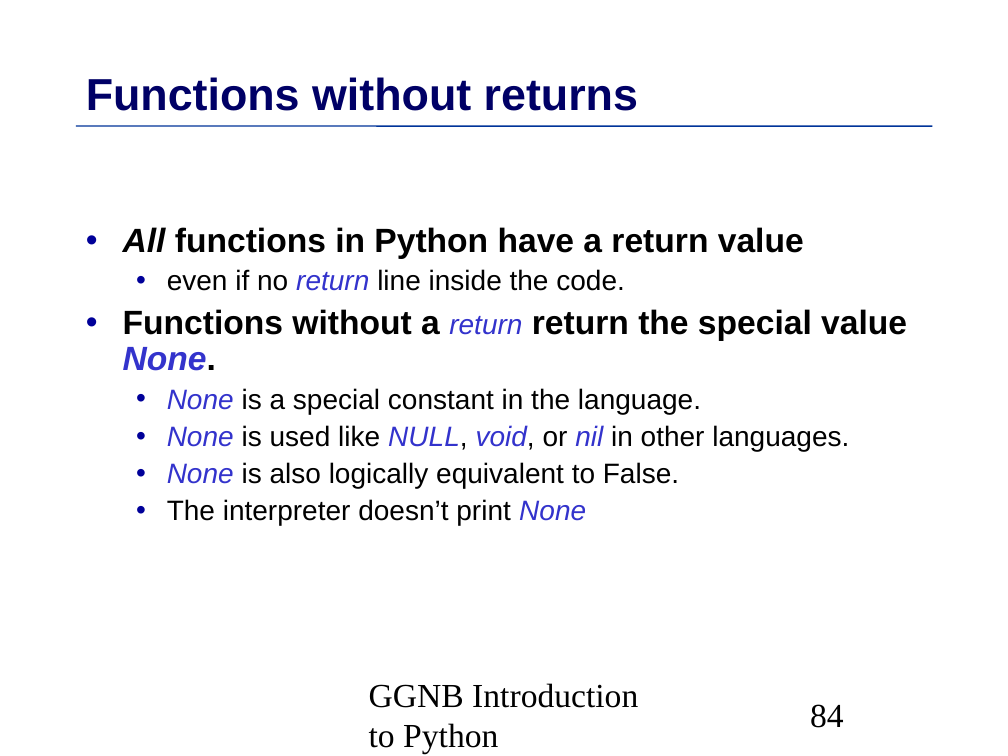
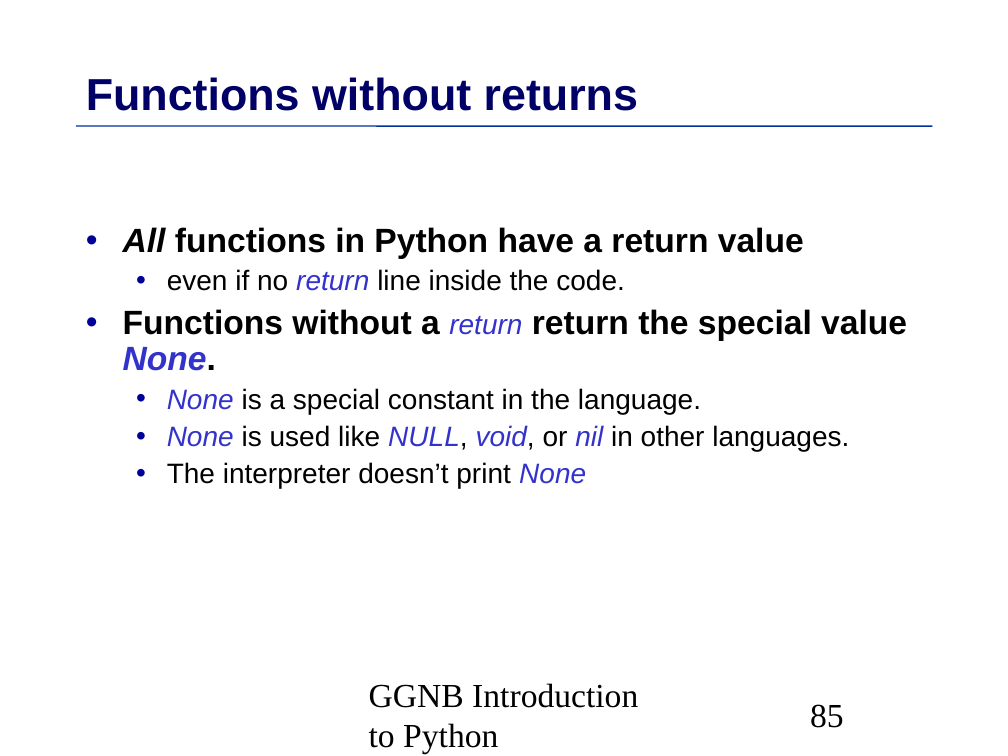
Before and after one commit to MPIDS/Python-Course, a slide deck: slide 85 of 01-basics/Python-Introduction.odp (slide 84 before the commit). Drawn at 1008x756 pixels with LibreOffice and Linux fonts; fonts in the diff are those of the drawing. Boxes give left, top, right and bottom in pixels: in the first picture for what was removed or moved away, otherwise in the second. Text is boxed around its words. In the diff, an @@ line names an element or a change of style, - is before the commit and + after.

```diff
--- a/01-basics/Python-Introduction.odp
+++ b/01-basics/Python-Introduction.odp
@@ text at (x1=167, y1=462, x2=679, y2=488): paragraph removed @@
-  • None is also logically equivalent to False.
@@ page number at (x1=810, y1=704, x2=844, y2=728): text changed @@
-84
+85
```
Also in this commit, not shown: 1 slide added, 3 other files.
